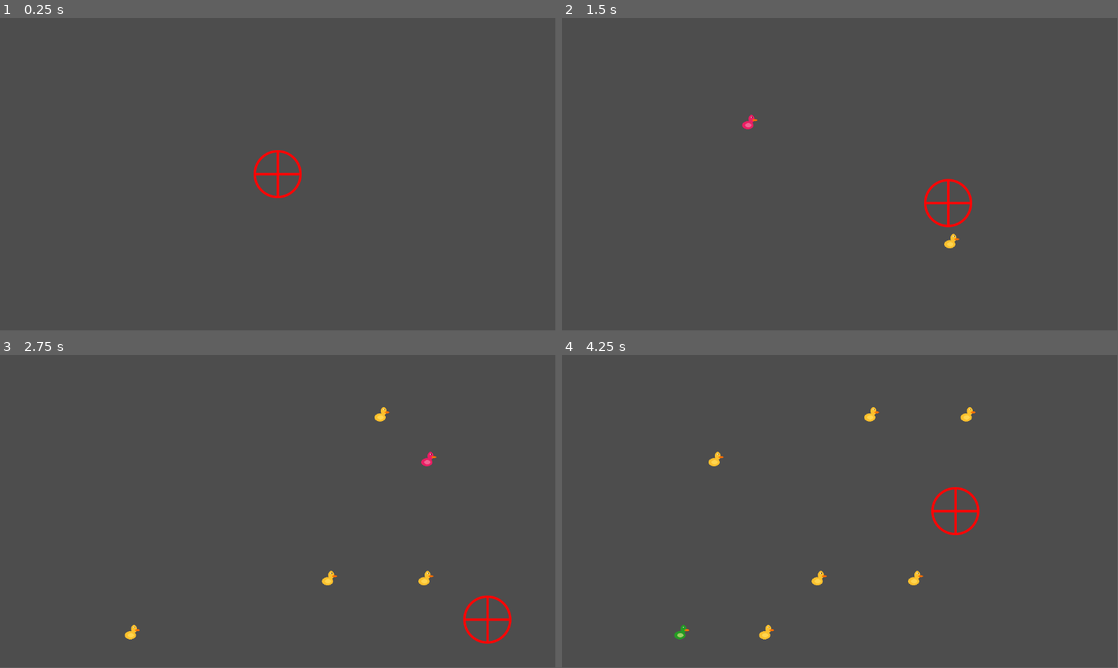
Above: before the commit, frames 1-4 (two rows, left to right).
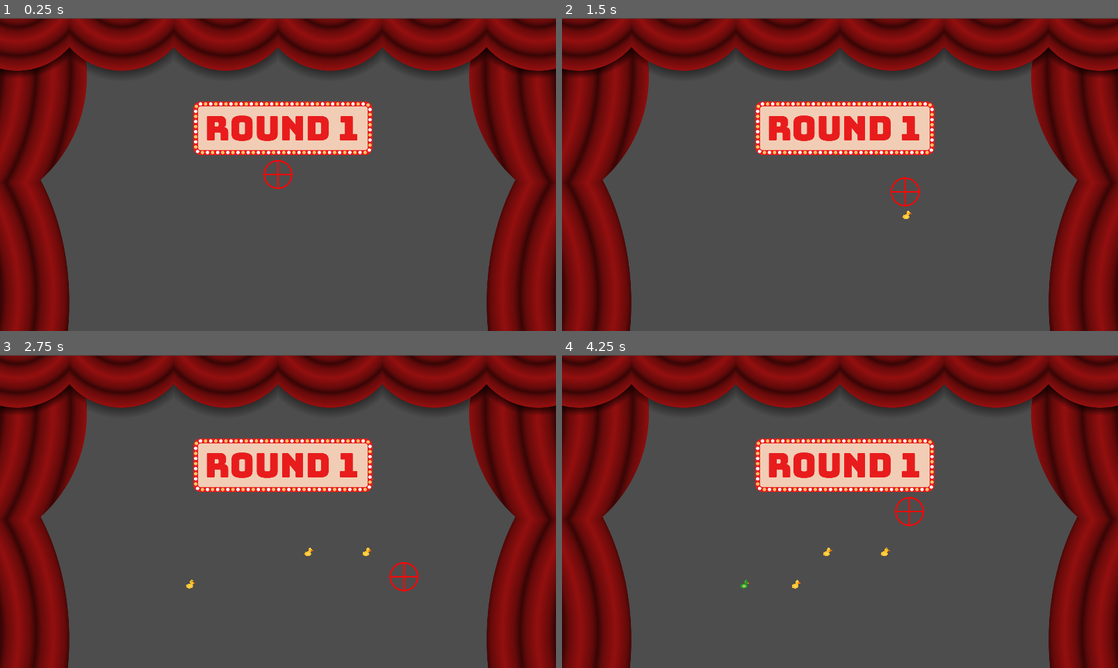
Above: after the commit, the same moments.

Repository: grong0/duck-shooter
Game: Godot game, scene res://main.tscn
The game is run twice, just before and just after one commit, with the same random seed, the same clock (stepped at 60 frames per second) and the same inputs.
Inputs:
- Up to frame 1 (0.25 s): no input
- Up to frame 2 (1.5 s): tap Enter at 0.5 s; hold Right (move_right) 0.53-1.28 s; tap X (fire) at 0.6 s; hold Down (move_down) from 1.28 s (still down); tap Z (frenzy) at 1.35 s
- Up to frame 3 (2.75 s): release Down (move_down) at 2.03 s; hold Right (move_right) from 2.03 s (still down); tap X (fire) at 2.1 s
- Up to frame 4 (4.25 s): release Right (move_right) at 2.78 s; hold Up (move_up) 2.78-3.53 s; tap Z (frenzy) at 2.85 s; hold Left (move_left) from 3.53 s (still down); tap X (fire) at 3.6 s
In our replay, the window is 799x449 before the commit and 800x450 after it. These sizes can differ from the game's own. Grey fills any space a smaller window leaves; there, only what the larger window draws over its background counts as a difference.

The runs differ from the first frame. In frame 1, 42% of the frame differs, in the area x 0-100%, y 0-100%; in frame 2, 42%; in frame 3, 42%; in frame 4, 42%.

Commit message:
Round Switch UI
Help

Diff:
--- /dev/null
+++ b/UIManager.gd
@@ -0,0 +1,77 @@
+class_name UIManager
+extends Control
+
+signal next_round
+
+enum StateMachine{
+	ROUNDFALL,
+	ROUNDDELAY,
+	ROUNDUP,
+	OFF,
+	TUTORIAL,
+	TUTORIALUP,
+}
+
+var stateTimers: Array[float] = [1, 2, 1]
+var state: StateMachine = StateMachine.OFF
+var stateTimer: float
+
+var round: int
+var flashesPerSecond: float = 4
+var flashTimer: float
+var flash = false
+
+var tutorials = [
+	[],
+	#["GoldenDuck"]
+]
+
+@export var roundSignSprites: Array
+@export var roundSignAltSprites: Array
+
+func start_next(round: int):
+	self.round = round
+	state = StateMachine.ROUNDFALL
+	print("AAAA")
+
+func _process(delta):
+	if(state == StateMachine.OFF):
+		return
+	stateTimer += delta
+	flashTimer += delta
+
+	if(flashTimer > 1 / flashesPerSecond):
+		flashTimer -= 1 / flashesPerSecond
+		flash = !flash
+		if(flash):
+			(get_node("RoundSign") as TextureRect).texture = roundSignSprites[round]
+		else:
+			(get_node("RoundSign") as TextureRect).texture = roundSignAltSprites[round]
+
+	match(state):
+		StateMachine.ROUNDFALL:
+			#move sign down
+
+			if(stateTimer > stateTimers[state]):
+				stateTimer -= stateTimers[state]
+				if(tutorials.size() < round):
+					state = StateMachine.TUTORIAL;
+				else:
+					state = StateMachine.ROUNDDELAY;
+		StateMachine.ROUNDDELAY:
+			if(stateTimer > stateTimers[state]):
+				stateTimer -= stateTimers[state]
+				state = StateMachine.ROUNDUP;
+				next_round.emit()
+		StateMachine.ROUNDUP:
+			#move sign up
+			if(stateTimer > stateTimers[state]):
+				stateTimer -= stateTimers[state]
+				state = StateMachine.OFF;
+		StateMachine.TUTORIAL:
+			#wait for click
+			pass
+		_:
+			if(stateTimer > stateTimers[state]):
+				stateTimer -= stateTimers[state]
+				state = StateMachine.TUTORIALUP
--- a/main.tscn
+++ b/main.tscn
@@ -1,6 +1,19 @@
-[gd_scene load_steps=2 format=3 uid="uid://xvebs21hcrll"]
+[gd_scene load_steps=15 format=3 uid="uid://xvebs21hcrll"]
 
 [ext_resource type="Script" path="res://scripts/main.gd" id="1_i3mlt"]
+[ext_resource type="Script" path="res://UIManager.gd" id="2_0b5g6"]
+[ext_resource type="Texture2D" uid="uid://dcklfhyj7slls" path="res://sprites/stuff/SideCurtain.png" id="2_hn8pa"]
+[ext_resource type="Texture2D" uid="uid://cnmltasigxkxa" path="res://sprites/stuff/TopCurtain.png" id="3_4f4cx"]
+[ext_resource type="Texture2D" uid="uid://bw5xxorjwlvw5" path="res://sprites/round_sign/round_1_sign.png" id="4_04ujo"]
+[ext_resource type="Texture2D" uid="uid://c73bqmtchfvqs" path="res://sprites/round_sign/round_2_sign.png" id="4_e08hs"]
+[ext_resource type="Texture2D" uid="uid://cjy12xbxmr7qi" path="res://sprites/round_sign/round_3_sign.png" id="5_g3e6g"]
+[ext_resource type="Texture2D" uid="uid://01lkabrylmie" path="res://sprites/round_sign/round_4_sign.png" id="6_itw0h"]
+[ext_resource type="Texture2D" uid="uid://18ka2rwr30al" path="res://sprites/round_sign/round_5_sign.png" id="7_k6p8d"]
+[ext_resource type="Texture2D" uid="uid://d4nfs72x8nrsm" path="res://sprites/round_sign/round_1_sign_alt.png" id="8_crbms"]
+[ext_resource type="Texture2D" uid="uid://b7mgcdptmu2oe" path="res://sprites/round_sign/round_2_sign_alt.png" id="9_n4upi"]
+[ext_resource type="Texture2D" uid="uid://c3rvp1ljg2pk4" path="res://sprites/round_sign/round_3_sign_alt.png" id="10_jf1rf"]
+[ext_resource type="Texture2D" uid="uid://c3m6tcoiefe1b" path="res://sprites/round_sign/round_4_sign_alt.png" id="11_npsrk"]
+[ext_resource type="Texture2D" uid="uid://mqra8l8rhrkg" path="res://sprites/round_sign/round_5_sign_alt.png" id="12_w2qrv"]
 
 [node name="Main" type="Node2D"]
 script = ExtResource("1_i3mlt")
@@ -8,3 +21,73 @@
 [node name="Camera2D" type="Camera2D" parent="."]
 
 [node name="CanvasLayer" type="CanvasLayer" parent="."]
+
+[node name="Container" type="Control" parent="CanvasLayer"]
+layout_mode = 3
+anchors_preset = 15
+anchor_right = 1.0
+anchor_bottom = 1.0
+offset_top = 2.0
+offset_bottom = 2.0
+grow_horizontal = 2
+grow_vertical = 2
+script = ExtResource("2_0b5g6")
+roundSignSprites = [ExtResource("4_04ujo"), ExtResource("4_e08hs"), ExtResource("5_g3e6g"), ExtResource("6_itw0h"), ExtResource("7_k6p8d")]
+roundSignAltSprites = [ExtResource("8_crbms"), ExtResource("9_n4upi"), ExtResource("10_jf1rf"), ExtResource("11_npsrk"), ExtResource("12_w2qrv")]
+metadata/_edit_use_anchors_ = true
+
+[node name="RoundSign" type="TextureRect" parent="CanvasLayer/Container"]
+layout_mode = 1
+anchors_preset = 8
+anchor_left = 0.5
+anchor_top = 0.5
+anchor_right = 0.5
+anchor_bottom = 0.5
+offset_left = -540.0
+offset_top = -384.0
+offset_right = 540.0
+offset_bottom = 584.0
+grow_horizontal = 2
+grow_vertical = 2
+texture = ExtResource("4_04ujo")
+stretch_mode = 2
+
+[node name="RightCurtain" type="TextureRect" parent="CanvasLayer/Container"]
+layout_mode = 1
+anchors_preset = 6
+anchor_left = 1.0
+anchor_top = 0.5
+anchor_right = 1.0
+anchor_bottom = 0.5
+offset_left = -300.0
+offset_top = -540.0
+offset_bottom = 540.0
+grow_horizontal = 0
+grow_vertical = 2
+texture = ExtResource("2_hn8pa")
+stretch_mode = 2
+
+[node name="LeftCurtain" type="TextureRect" parent="CanvasLayer/Container"]
+layout_mode = 1
+anchors_preset = 4
+anchor_top = 0.5
+anchor_bottom = 0.5
+offset_top = -540.0
+offset_right = 300.0
+offset_bottom = 540.0
+grow_vertical = 2
+texture = ExtResource("2_hn8pa")
+stretch_mode = 2
+flip_h = true
+
+[node name="TopCurtain" type="TextureRect" parent="CanvasLayer/Container"]
+layout_mode = 1
+anchors_preset = 5
+anchor_left = 0.5
+anchor_right = 0.5
+offset_left = -960.0
+offset_right = 960.0
+offset_bottom = 240.0
+grow_horizontal = 2
+texture = ExtResource("3_4f4cx")
+expand_mode = 2
--- a/project.godot
+++ b/project.godot
@@ -49,6 +49,13 @@
 "events": [Object(InputEventKey,"resource_local_to_scene":false,"resource_name":"","device":0,"window_id":0,"alt_pressed":false,"shift_pressed":false,"ctrl_pressed":false,"meta_pressed":false,"pressed":false,"keycode":0,"physical_keycode":90,"key_label":0,"unicode":0,"echo":false,"script":null)
 ]
 }
+
+[display]
+
+window/size/viewport_width=1920
+window/size/viewport_height=1080
+window/stretch/mode="canvas_items"
+window/stretch/aspect="keep_height"
 
 [dotnet]
 
--- a/scripts/main.gd
+++ b/scripts/main.gd
@@ -20,8 +20,12 @@
 	scores = Save.load()
 	print(scores)
 
-	var session_node = get_node("Session")
+	var session_node = get_node("Session") as Session
+	var UImanager = get_node("CanvasLayer/Container") as UIManager
+
 	session_node.connect("session_completed", _on_session_complete)
+	session_node.connect("start_round_transition", UImanager.start_next)
+	UImanager.connect("next_round", session_node.next_round)
 
 # func _process(delta):
 # 	pass
--- a/scripts/session.gd
+++ b/scripts/session.gd
@@ -2,6 +2,7 @@
 extends Node2D
 
 signal session_completed
+signal start_round_transition
 
 @export var ROUND_TIME: int = 10 # seconds
 var total_time: float
@@ -45,10 +46,13 @@
 		round_num += 1
 		total_time -= ROUND_TIME
 		if round_num < 5:
-			duck_pool.startRound(round_num)
-			print("rounded ended, now round " + str(round_num + 1))
+			start_round_transition.emit(round_num)
+		else:
+			duck_pool.running = false
+			print("session_ending...")
+			session_completed.emit()
 
-	if round_num > 4:
-		duck_pool.running = false
-		print("session_ending...")
-		session_completed.emit()
+
+func next_round():
+	duck_pool.startRound(round_num)
+	print("rounded ended, now round " + str(round_num + 1))
Not shown, added: sprites/round_sign/round_1_sign.png.import
Not shown, added: sprites/round_sign/round_1_sign_alt.png.import
Not shown, added: sprites/round_sign/round_2_sign.png.import
Not shown, added: sprites/round_sign/round_2_sign_alt.png.import
Not shown, added: sprites/round_sign/round_3_sign.png.import
Not shown, added: sprites/round_sign/round_3_sign_alt.png.import
Not shown, added: sprites/round_sign/round_4_sign.png.import
Not shown, added: sprites/round_sign/round_4_sign_alt.png.import
Not shown, added: sprites/round_sign/round_5_sign.png.import
Not shown, added: sprites/round_sign/round_5_sign_alt.png.import
Binary file added: sprites/stuff/SideCurtain.png
Not shown, added: sprites/stuff/SideCurtain.png.import
(and 3 more such lines)
